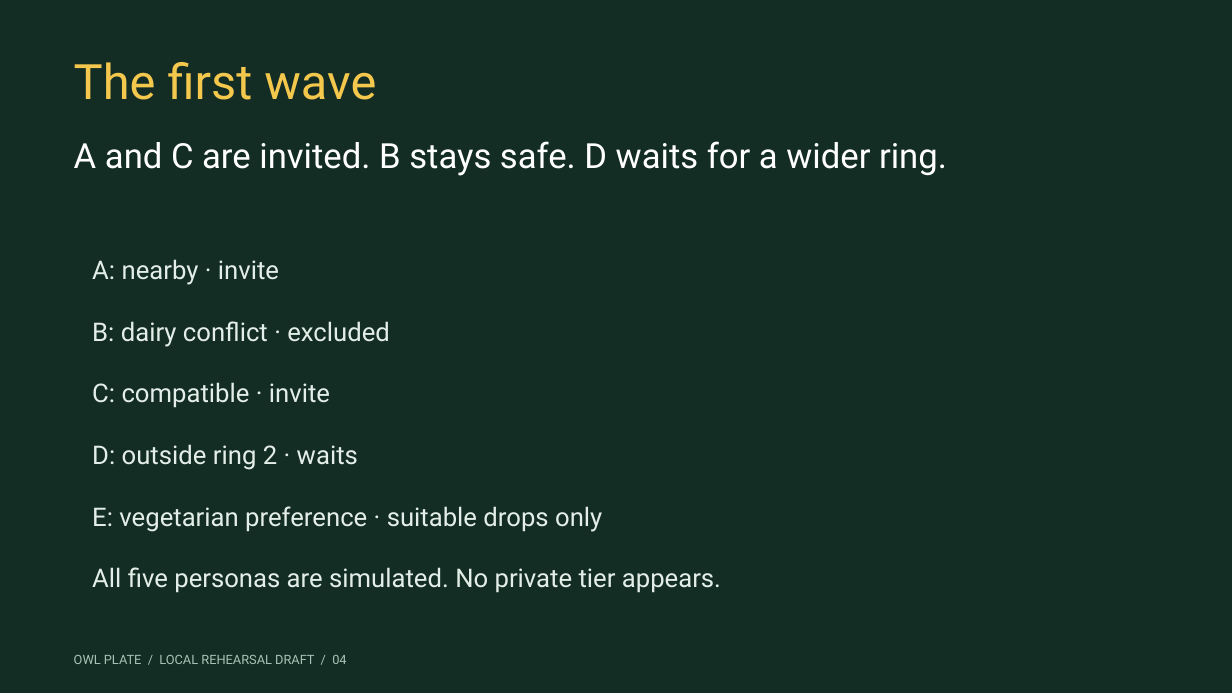
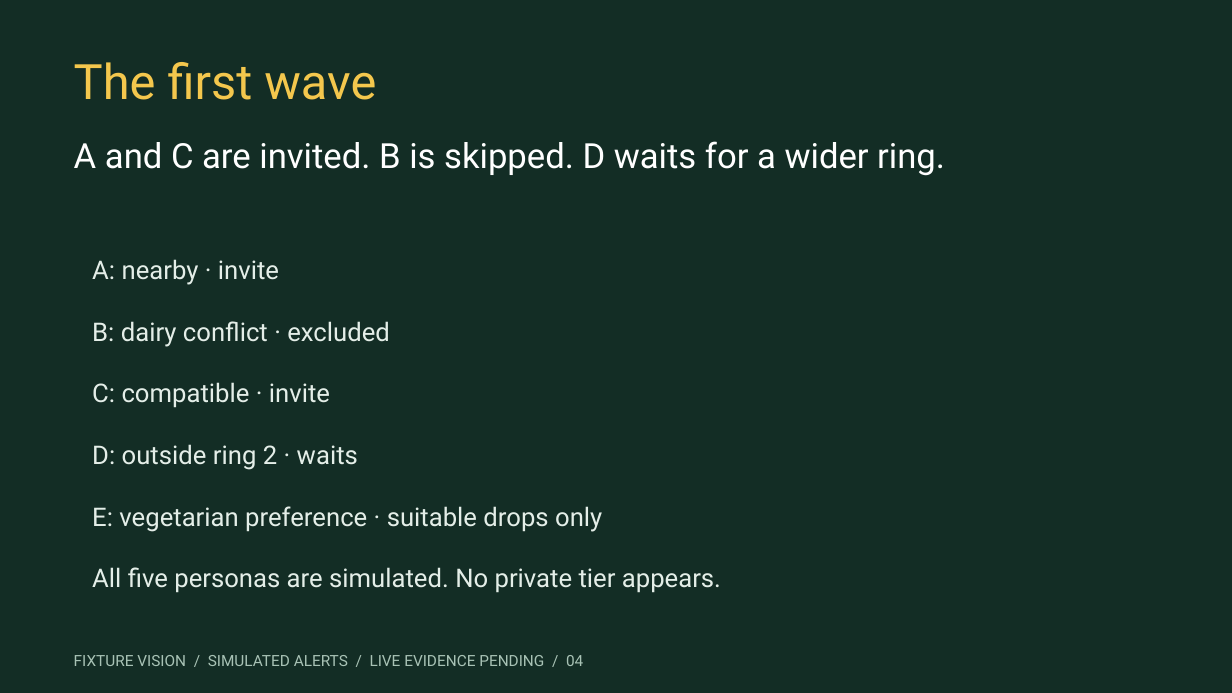
Before and after one commit to johaankjis/owl-plate, a slide deck: slide 4 of submission/Owl_Plate_Pitch.pptx. Drawn at 1232x693 pixels with LibreOffice and Linux fonts; fonts in the diff are those of the drawing. Boxes give left, top, right and bottom in pixels: in the first picture for what was removed or moved away, otherwise in the second. Text is boxed around its words. In the diff, an @@ line names an element or a change of style, - is before the commit and + after.

```diff
--- a/submission/Owl_Plate_Pitch.pptx
+++ b/submission/Owl_Plate_Pitch.pptx
@@ text at [74, 141, 945, 176]: text changed @@
-A and C are invited. B stays safe. D waits for a wider ring.
+A and C are invited. B is skipped. D waits for a wider ring.
@@ text at [74, 655, 583, 666]: text changed; size 10 to 12 pt @@
-OWL PLATE / LOCAL REHEARSAL DRAFT / 04
+FIXTURE VISION / SIMULATED ALERTS / LIVE EVIDENCE PENDING / 04
```
Also in this commit, not shown: 6 other slides changed, 33 other files.
